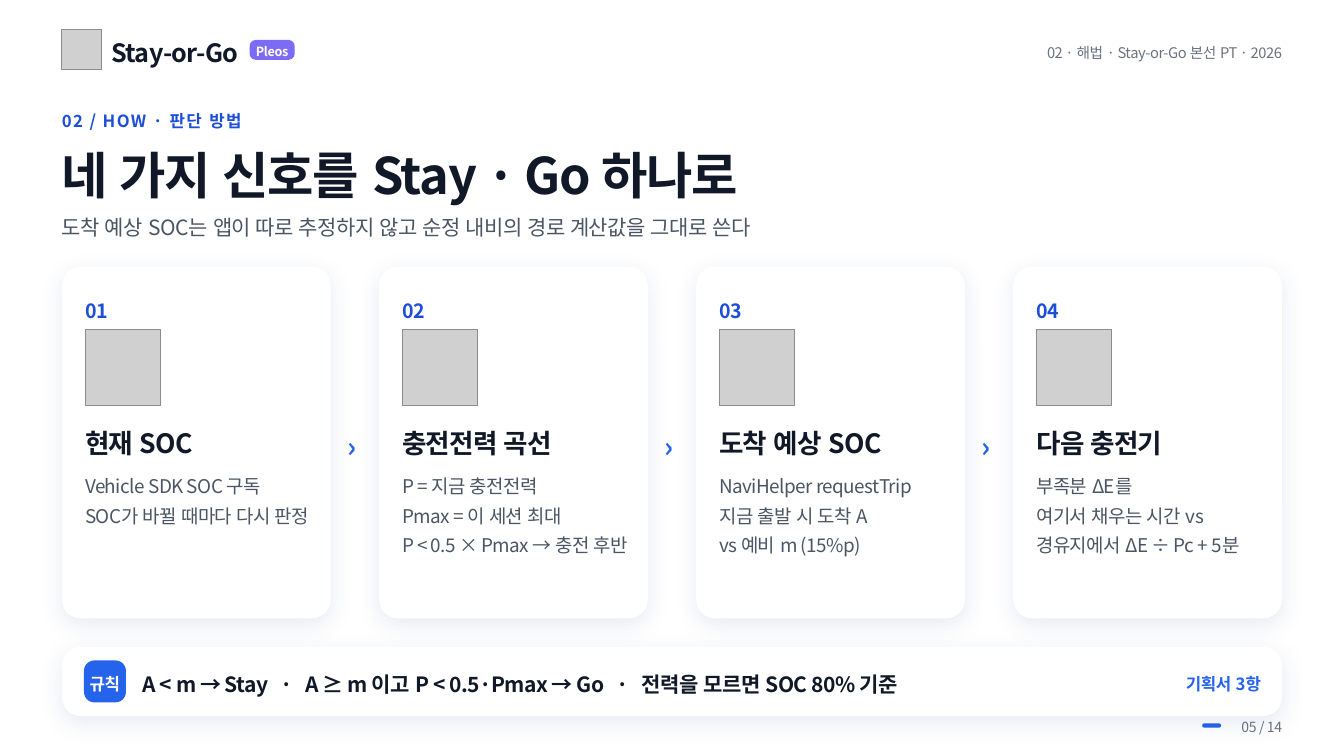
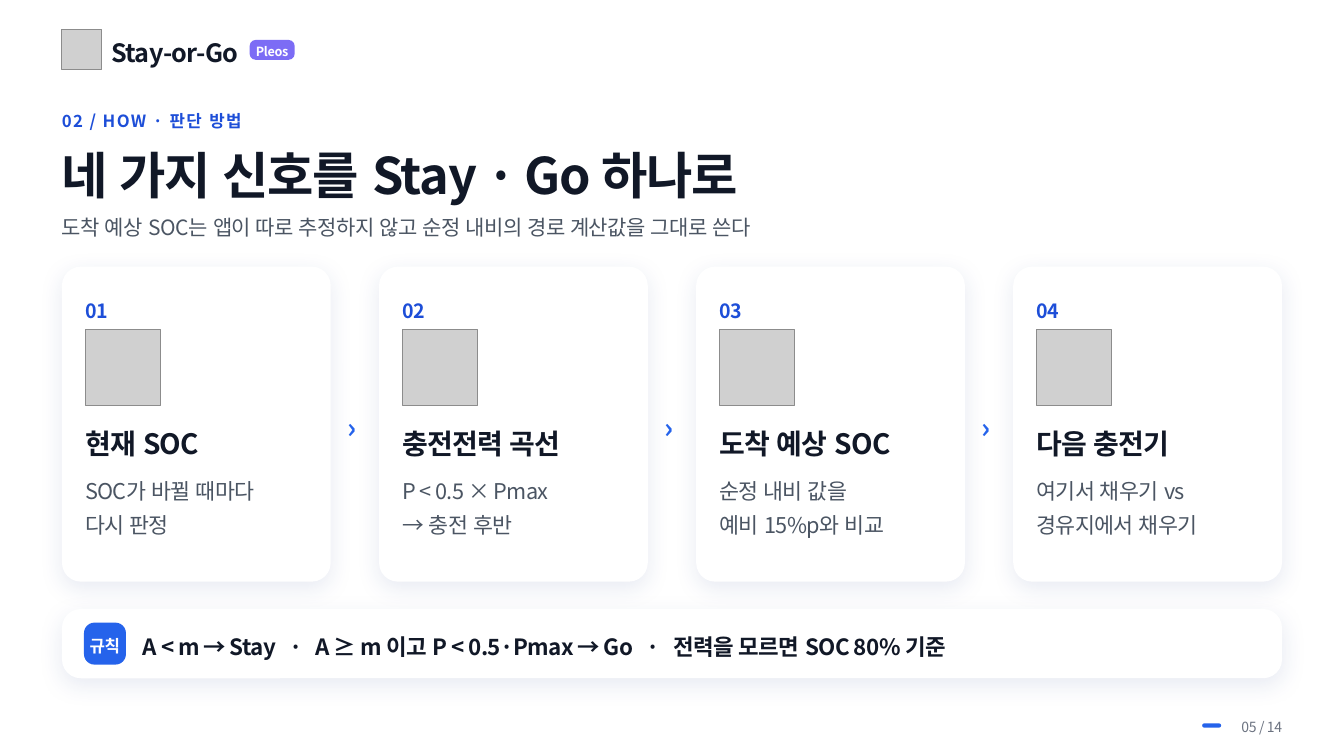
Before and after one commit to NL-Hackerton/Hyundai-Car-App-Challenge-2026, a slide deck: slide 5 of pt/대학생_김&양_Stay-or-Go.pptx. Drawn at 1344x756 pixels with LibreOffice and Linux fonts; fonts in the diff are those of the drawing; grey boxes stand for pictures; background and template pictures are left out. Boxes give left, top, right and bottom in pixels: in the first picture for what was removed or moved away, otherwise in the second. Text is boxed around its words. In the diff, an @@ line names an element or a change of style, - is before the commit and + after.

```diff
--- a/pt/대학생_김&양_Stay-or-Go.pptx
+++ b/pt/대학생_김&양_Stay-or-Go.pptx
@@ text removed at [1047, 46, 1282, 62] @@
-02 · 해법 · Stay-or-Go 본선 PT · 2026
@@ rounded rectangle: place and size @@
-rounded rectangle at [62, 267, 331, 619]
+rounded rectangle at [62, 267, 331, 582]
@@ rounded rectangle: place and size @@
-rounded rectangle at [379, 267, 648, 619]
+rounded rectangle at [379, 267, 648, 582]
@@ rounded rectangle: place and size @@
-rounded rectangle at [697, 267, 966, 619]
+rounded rectangle at [697, 267, 966, 582]
@@ rounded rectangle: place and size @@
-rounded rectangle at [1013, 267, 1282, 619]
+rounded rectangle at [1013, 267, 1282, 582]
@@ 3 texts: place and size @@
-3 texts at [342, 426, 997, 458]
+3 texts at [342, 408, 997, 440]
@@ size 19 to 20 pt in 4 elements at [85, 430, 199, 457], [402, 430, 561, 457], [719, 430, 891, 457], [1036, 430, 1170, 457] @@
@@ text removed at [719, 478, 912, 557] @@
-NaviHelper requestTrip
-지금 출발 시 도착 A
-vs 예비 m (15%p)
@@ text at [85, 481, 255, 535]: text changed; size 13.5 to 15.5 pt @@
-Vehicle SDK SOC 구독
-SOC가 바뀔 때마다 다시 판정
+SOC가 바뀔 때마다
+다시 판정
@@ text at [402, 483, 549, 535]: text changed; size 13.5 to 15.5 pt @@
-P = 지금 충전전력
-Pmax = 이 세션 최대
-P < 0.5 × Pmax → 충전 후반
+P < 0.5 × Pmax
+→ 충전 후반
@@ text added at [719, 481, 884, 538], 15.5 pt, text #4B5563 @@
+순정 내비 값을
+예비 15%p와 비교
@@ text at [1036, 481, 1198, 535]: text changed; size 13.5 to 15.5 pt @@
-부족분 ΔE를
-여기서 채우는 시간 vs
-경유지에서 ΔE ÷ Pc + 5분
+여기서 채우기 vs
+경유지에서 채우기
@@ rounded rectangle: place and size @@
-rounded rectangle at [62, 647, 1281, 717]
+rounded rectangle at [62, 609, 1281, 679]
@@ text "규칙": place and size @@
-text "규칙" at [90, 676, 120, 692]
+text "규칙" at [90, 638, 120, 654]
@@ rounded rectangle: place and size @@
-rounded rectangle at [84, 660, 126, 703]
+rounded rectangle at [84, 623, 126, 665]
@@ text "A < m → Stay ...": place and size @@
-text "A < m → Stay ..." at [143, 674, 898, 697]
+text "A < m → Stay ..." at [143, 636, 946, 660]
@@ text "A < m → Stay ..." at [143, 636, 946, 660]: size 15 to 16 pt @@
@@ text removed at [1186, 676, 1261, 692] @@
-기획서 3항
```
Also in this commit, not shown: 13 other slides changed, 17 other files.
